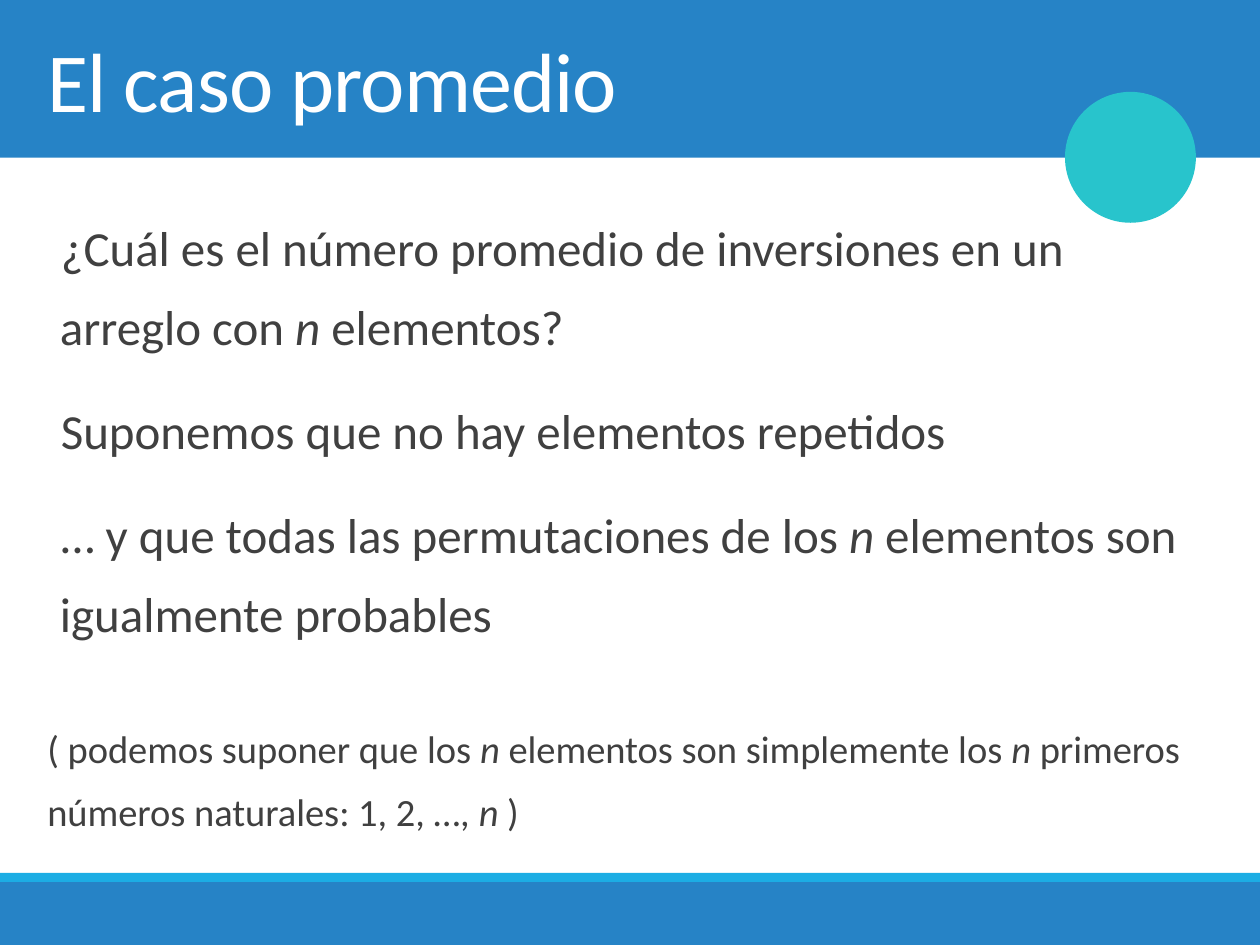
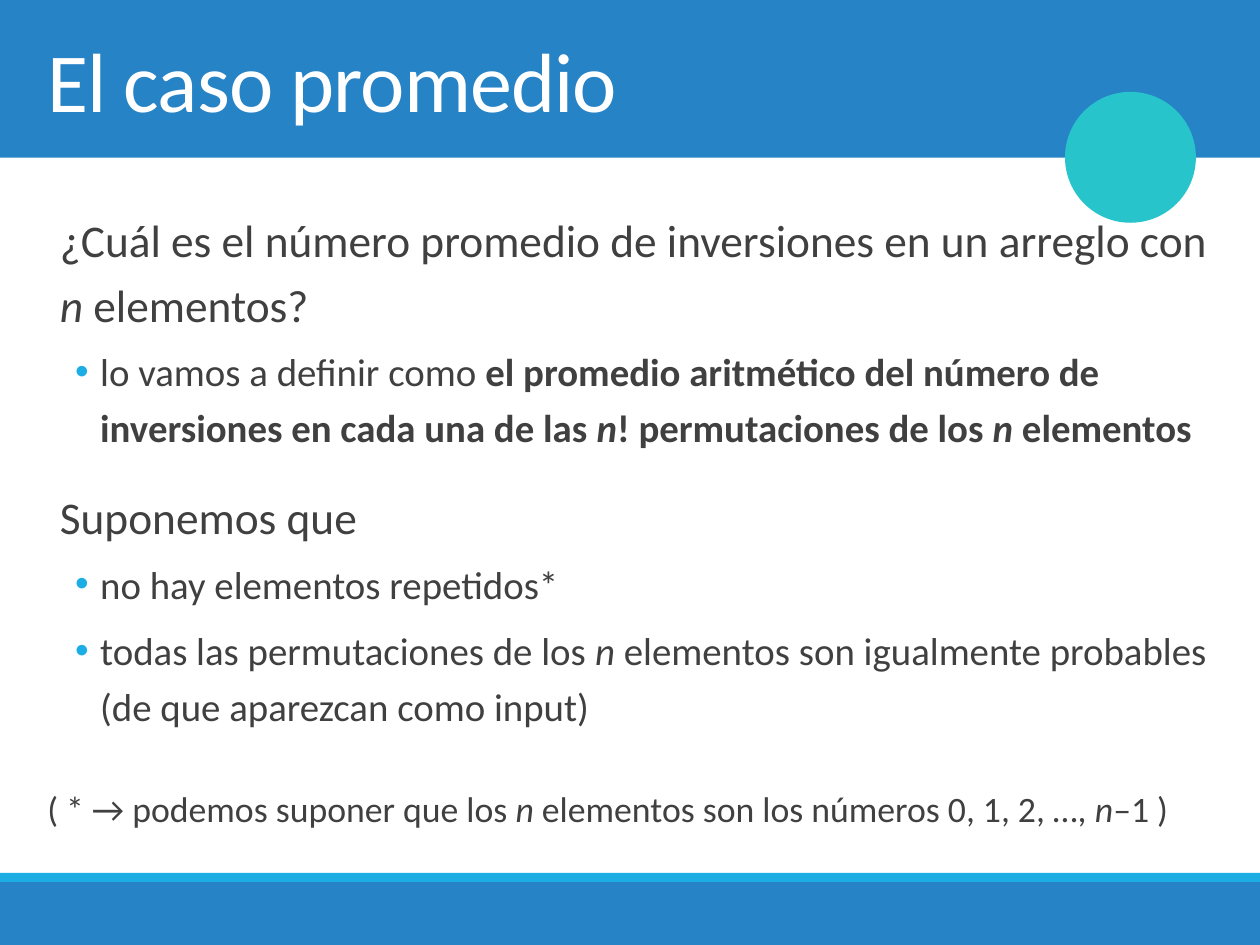
Before and after one commit to chris-carstens/2020-2, a slide deck: slide 35 of Clases/01 - Selection & Insertion sort/01. Selection & Insertion sort.pptx (slide 36 before the commit). Drawn at 1260x945 pixels with LibreOffice and Linux fonts; fonts in the diff are those of the drawing; background and template pictures are left out. Boxes give left, top, right and bottom in pixels: in the first picture for what was removed or moved away, otherwise in the second. Text is boxed around its words. In the diff, an @@ line names an element or a change of style, - is before the commit and + after.

```diff
--- a/Clases/01 - Selection & Insertion sort/01. Selection & Insertion sort.pptx
+++ b/Clases/01 - Selection & Insertion sort/01. Selection & Insertion sort.pptx
@@ text at <box>60,219,1207,323</box>: size 28 to 25.9 pt in "¿Cuál es el número promedio de inversiones ..."; line spacing 1.35 to 1.2 @@
@@ text at <box>60,358,1207,828</box>: text changed; size 28 to 22.2 pt @@
-  Suponemos que no hay elementos repetidos
-  … y que todas las permutaciones de los n elementos son igualmente probables
-( podemos suponer que los n elementos son simplemente los n primeros números naturales: 1, 2, …, n )
+  • lo vamos a definir como el promedio aritmético del número de inversiones en cada una de las n! permutaciones de los n elementos
+  Suponemos que
+  • no hay elementos repetidos*
+  • todas las permutaciones de los n elementos son igualmente probables (de que aparezcan como input)
+( * → podemos suponer que los n elementos son los números 0, 1, 2, …, n–1 )
```
Also in this commit, not shown: 3 other slides changed, 2 slides added, 1 slide removed, 1 other file.
